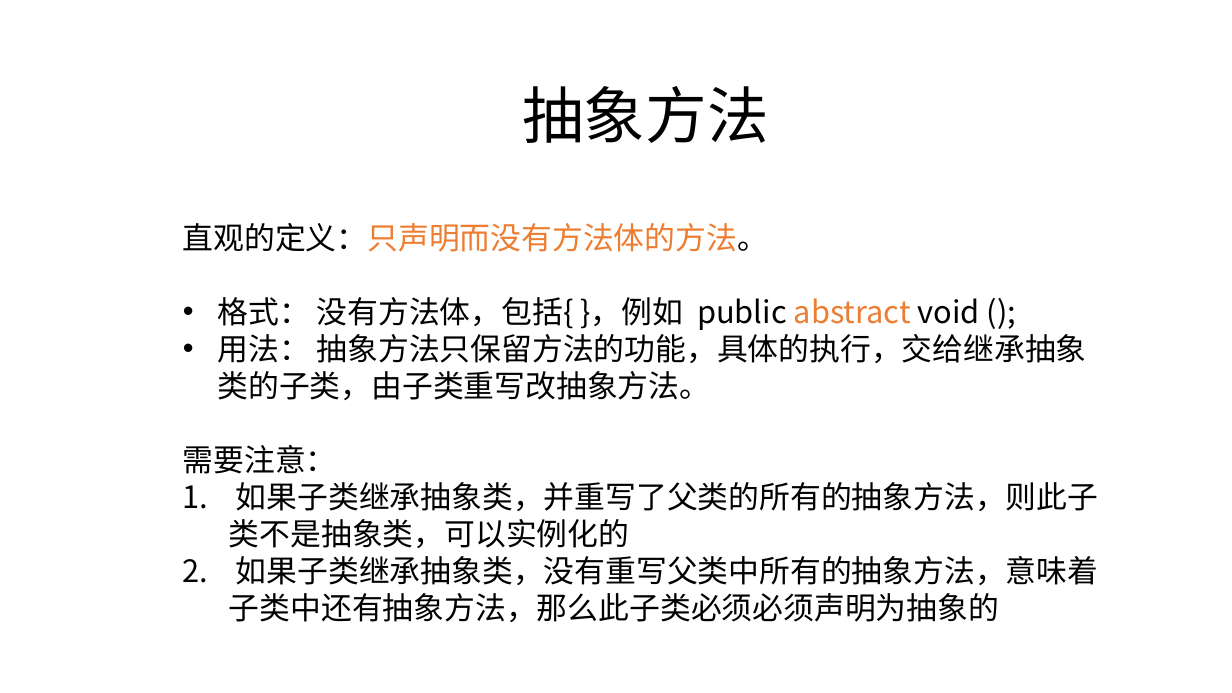
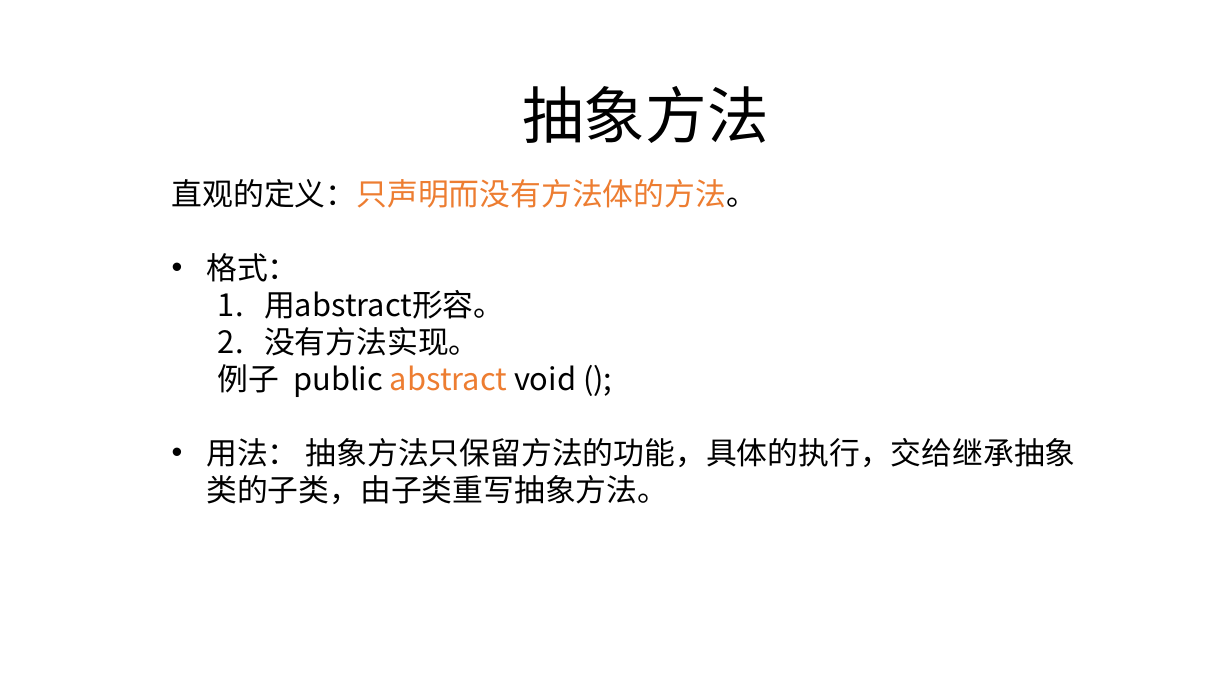
Before and after one commit to zjyesir/hmc_java_1, a slide deck: slide 4 of ppt/12.抽象类和接口.pptx. Drawn at 1232x693 pixels with LibreOffice and Linux fonts; fonts in the diff are those of the drawing; background and template pictures are left out. Boxes give left, top, right and bottom in pixels: in the first picture for what was removed or moved away, otherwise in the second. Text is boxed around its words. In the diff, an @@ line names an element or a change of style, - is before the commit and + after.

Commit message:
抽象部分写完

```diff
--- a/ppt/12.抽象类和接口.pptx
+++ b/ppt/12.抽象类和接口.pptx
@@ text "直观的定义：只声明而没有方法体的方法。": place and size @@
-text "直观的定义：只声明而没有方法体的方法。" at bbox=[183, 223, 1098, 622]
+text "直观的定义：只声明而没有方法体的方法。" at bbox=[172, 179, 1076, 504]
@@ text at bbox=[206, 253, 1076, 504]: text changed @@
-• 格式： 没有方法体，包括{ }，例如 public abstract void ();
-• 用法： 抽象方法只保留方法的功能，具体的执行，交给继承抽象类的子类，由子类重写改抽象方法。
-需要注意：
-1. 如果子类继承抽象类，并重写了父类的所有的抽象方法，则此子类不是抽象类，可以实例化的
-2. 如果子类继承抽象类，没有重写父类中所有的抽象方法，意味着子类中还有抽象方法，那么此子类必须必须声明为抽象的
+• 格式：
+  1. 用abstract形容。
+  2. 没有方法实现。
+  例子 public abstract void ();
+• 用法： 抽象方法只保留方法的功能，具体的执行，交给继承抽象类的子类，由子类重写抽象方法。
```
Also in this commit, not shown: 2 other slides changed, 9 slides added, 3 slides removed.
